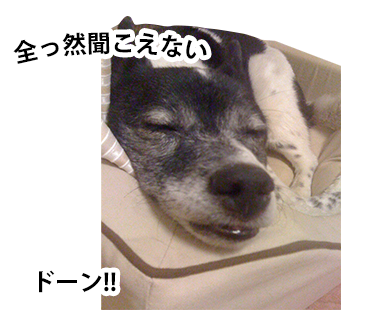
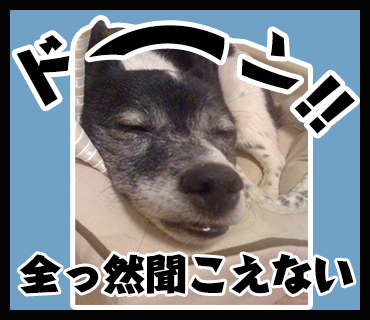
The second w=370, h=320 image is a revision of the first. Changes to its layers:
removed layer "ドーン!!" from group "字" over [39, 270, 116, 293]
moved "全っ然聞こえない" out of group "字", painted on it over [13, 32, 354, 295]
added layer "!!" above "ン" over [294, 74, 356, 134]
added layer "ン" above "ー" over [241, 31, 300, 90]
added layer "ー" above "ド" over [89, 25, 225, 61]
added layer "ド" above "iPhone 145" over [16, 35, 70, 107]
painted on "iPhone 145" over [75, 0, 341, 310]
painted on "シェイプ 1" over [75, 16, 341, 310]
showed "基準", painted on it over [0, 0, 370, 320]
